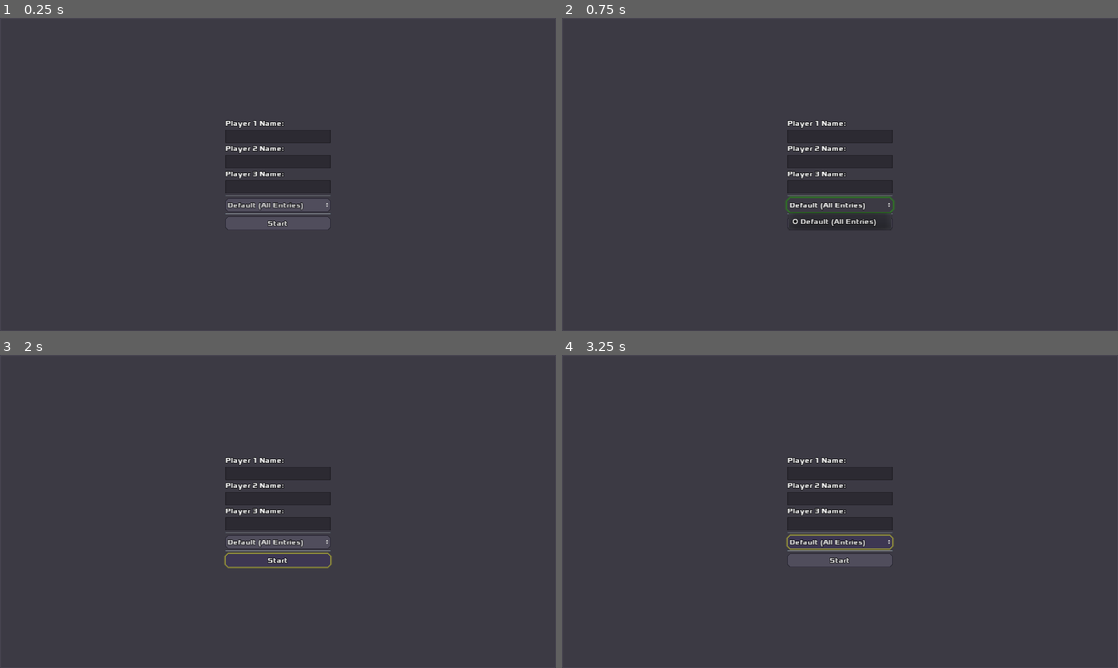
Above: before the commit, frames 1-4 (two rows, left to right).
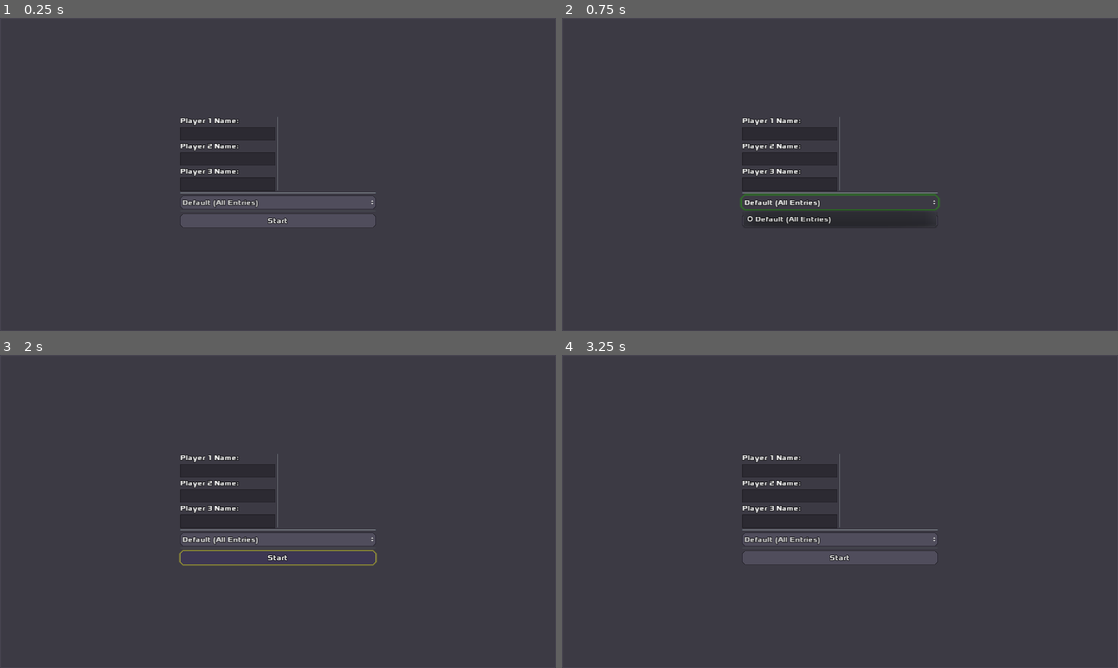
Above: after the commit, the same moments.

Repository: zacryol/spindle-of-serendipity
Game: Godot game, scene res://game/GameSetting.tscn
Two runs of this game, one before a commit and one after it. Both use one fixed random seed, a clock stepped at 60 frames per second and the inputs below. This scene is started directly instead of the project's main scene.
Inputs:
- Up to frame 1 (0.25 s): no input
- Up to frame 2 (0.75 s): click "Default (All Entries)" at 0.5 s
- Up to frame 3 (2 s): click "Start" at 1.25 s
- Up to frame 4 (3.25 s): click "Start" at 2 s; click "OK" at 2.75 s

The runs differ from the first frame. In frame 1, 1.7% of the frame differs, in the area x 32-68%, y 31-68%; in frame 2, 2.2%; in frame 3, 2.1%; in frame 4, 1.9%.

Commit message:
Rearranged nodes to add second column

Diff:
--- a/godot/game/GameSetting.gd
+++ b/godot/game/GameSetting.gd
@@ -1,9 +1,9 @@
 extends Control
 
-onready var p1_enter: LineEdit = $VBoxContainer/NameSetting/LineEdit
-onready var p2_enter: LineEdit = $VBoxContainer/NameSetting/LineEdit2
-onready var p3_enter: LineEdit = $VBoxContainer/NameSetting/LineEdit3
-onready var selector: OptionButton = $VBoxContainer/OptionButton
+onready var p1_enter: LineEdit = $Controls/Top/NameSetting/LineEdit
+onready var p2_enter: LineEdit = $Controls/Top/NameSetting/LineEdit2
+onready var p3_enter: LineEdit = $Controls/Top/NameSetting/LineEdit3
+onready var selector: OptionButton = $Controls/OptionButton
 
 func _ready() -> void:
 	selector.add_item(Profiles.RESERVED)
--- a/godot/game/GameSetting.tscn
+++ b/godot/game/GameSetting.tscn
@@ -19,76 +19,92 @@
 "_edit_lock_": true
 }
 
-[node name="VBoxContainer" type="VBoxContainer" parent="."]
+[node name="Controls" type="VBoxContainer" parent="."]
 anchor_left = 0.5
 anchor_top = 0.5
 anchor_right = 0.5
 anchor_bottom = 0.5
-margin_left = -121.0
-margin_top = -127.0
-margin_right = 121.0
-margin_bottom = 127.0
+margin_left = -225.0
+margin_top = -133.0
+margin_right = 225.0
+margin_bottom = 133.0
 grow_horizontal = 2
 grow_vertical = 2
 __meta__ = {
 "_edit_use_anchors_": false
 }
 
-[node name="NameSetting" type="VBoxContainer" parent="VBoxContainer"]
-margin_right = 242.0
+[node name="Top" type="HBoxContainer" parent="Controls"]
+margin_right = 450.0
 margin_bottom = 176.0
 
-[node name="Label" type="Label" parent="VBoxContainer/NameSetting"]
-margin_right = 242.0
+[node name="NameSetting" type="VBoxContainer" parent="Controls/Top"]
+margin_right = 219.0
+margin_bottom = 176.0
+size_flags_horizontal = 3
+
+[node name="Label" type="Label" parent="Controls/Top/NameSetting"]
+margin_right = 219.0
 margin_bottom = 21.0
 text = "Player 1 Name:"
 
-[node name="LineEdit" type="LineEdit" parent="VBoxContainer/NameSetting"]
+[node name="LineEdit" type="LineEdit" parent="Controls/Top/NameSetting"]
 margin_top = 25.0
-margin_right = 242.0
+margin_right = 219.0
 margin_bottom = 56.0
 
-[node name="Label2" type="Label" parent="VBoxContainer/NameSetting"]
+[node name="Label2" type="Label" parent="Controls/Top/NameSetting"]
 margin_top = 60.0
-margin_right = 242.0
+margin_right = 219.0
 margin_bottom = 81.0
 text = "Player 2 Name:"
 
-[node name="LineEdit2" type="LineEdit" parent="VBoxContainer/NameSetting"]
+[node name="LineEdit2" type="LineEdit" parent="Controls/Top/NameSetting"]
 margin_top = 85.0
-margin_right = 242.0
+margin_right = 219.0
 margin_bottom = 116.0
 
-[node name="Label3" type="Label" parent="VBoxContainer/NameSetting"]
+[node name="Label3" type="Label" parent="Controls/Top/NameSetting"]
 margin_top = 120.0
-margin_right = 242.0
+margin_right = 219.0
 margin_bottom = 141.0
 text = "Player 3 Name:"
 
-[node name="LineEdit3" type="LineEdit" parent="VBoxContainer/NameSetting"]
+[node name="LineEdit3" type="LineEdit" parent="Controls/Top/NameSetting"]
 margin_top = 145.0
-margin_right = 242.0
+margin_right = 219.0
 margin_bottom = 176.0
 
-[node name="VSeparator" type="HSeparator" parent="VBoxContainer"]
+[node name="VSeparator" type="VSeparator" parent="Controls/Top"]
+margin_left = 223.0
+margin_right = 227.0
+margin_bottom = 176.0
+
+[node name="VBoxContainer" type="VBoxContainer" parent="Controls/Top"]
+margin_left = 231.0
+margin_right = 450.0
+margin_bottom = 176.0
+size_flags_horizontal = 3
+
+[node name="VSeparator" type="HSeparator" parent="Controls"]
 margin_top = 180.0
-margin_right = 242.0
+margin_right = 450.0
 margin_bottom = 184.0
 
-[node name="OptionButton" type="OptionButton" parent="VBoxContainer"]
+[node name="OptionButton" type="OptionButton" parent="Controls"]
 margin_top = 188.0
-margin_right = 242.0
+margin_right = 450.0
 margin_bottom = 219.0
 text = "Select Entry Profile . . ."
 
-[node name="VSeparator2" type="HSeparator" parent="VBoxContainer"]
+[node name="VSeparator2" type="HSeparator" parent="Controls"]
 margin_top = 223.0
-margin_right = 242.0
+margin_right = 450.0
 margin_bottom = 227.0
 
-[node name="Button" type="Button" parent="VBoxContainer"]
+[node name="Button" type="Button" parent="Controls"]
 margin_top = 231.0
-margin_right = 242.0
+margin_right = 450.0
 margin_bottom = 262.0
 text = "Start"
 
@@ -104,4 +120,4 @@
 window_title = "Error!"
 dialog_text = "Selected Profile is empty. Please edit the profile or choose a different one."
 dialog_autowrap = true
-[connection signal="pressed" from="VBoxContainer/Button" to="." method="_on_Button_pressed"]
+[connection signal="pressed" from="Controls/Button" to="." method="_on_Button_pressed"]
